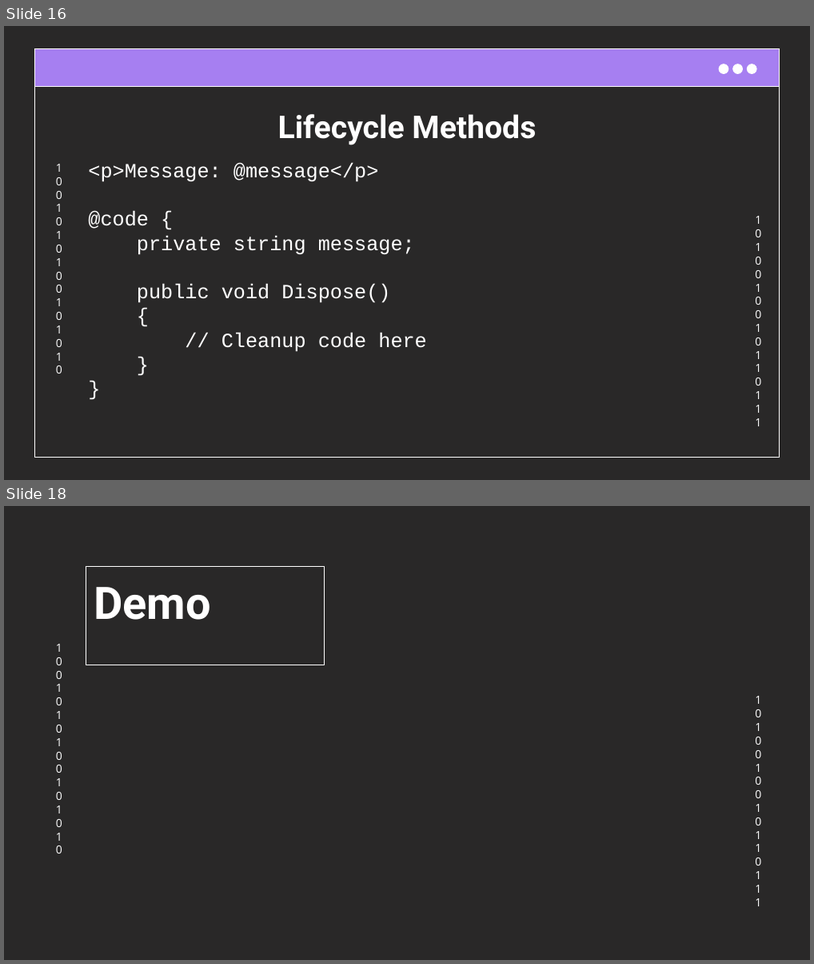
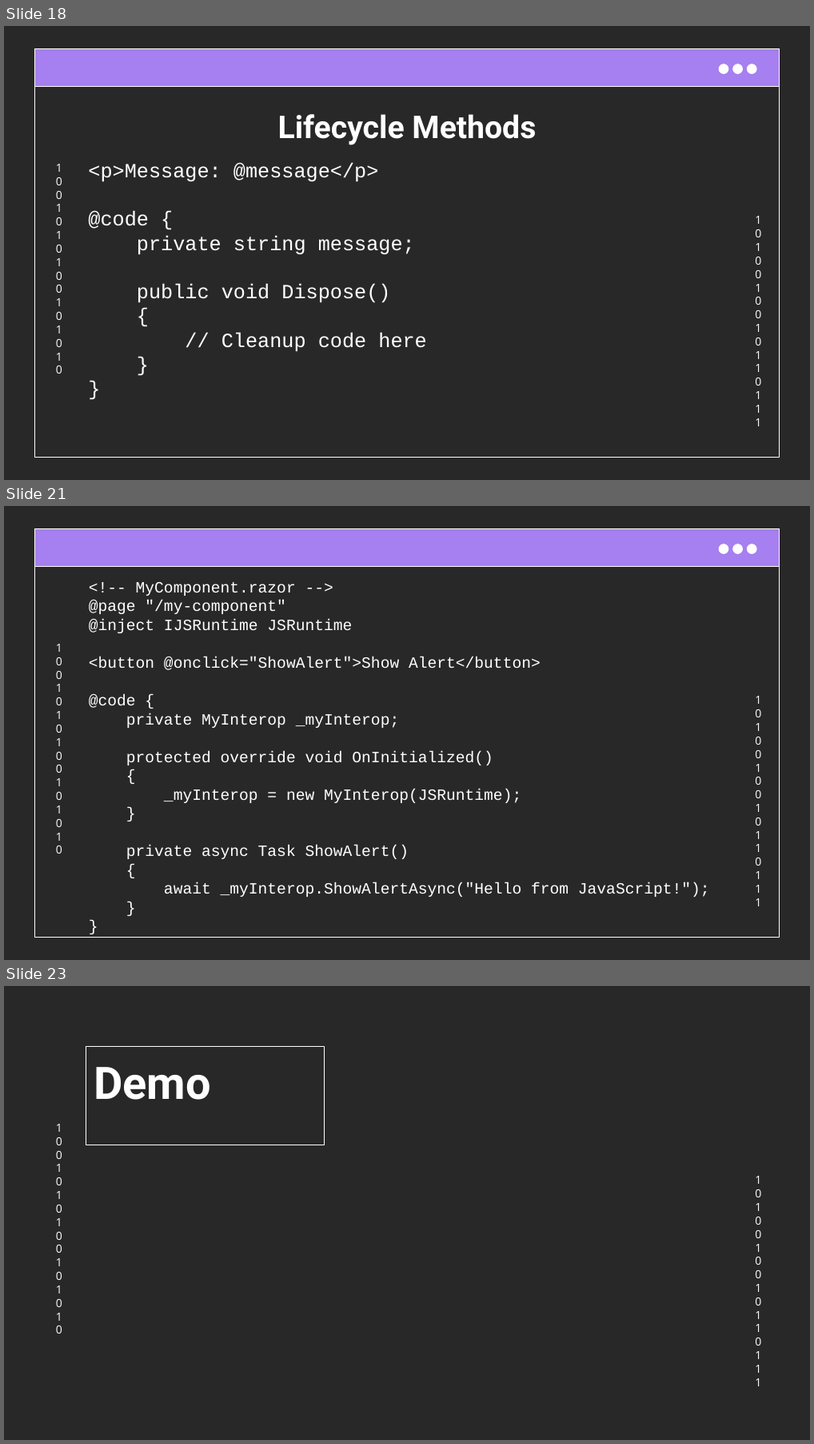
Before and after one commit to cwoodruff/blazor-introduction, a slide deck: Blazor Introduction.pptx. Shown one above the other, each under a label of ours: slides 16 and 18 before the commit, slides 18, 21 and 23 after it; the slides between them are not shown. The pictures are 814x964 and 814x1444 pixels, drawn with LibreOffice and Linux fonts; fonts in the diff are those of the drawing; background and template pictures are left out. Boxes give left, top, right and bottom in pixels: in the first picture for what was removed or moved away, otherwise in the second. Text is boxed around its words. In the diff, an @@ line names an element or a change of style, - is before the commit and + after.

```diff
--- a/Blazor Introduction.pptx
+++ b/Blazor Introduction.pptx
@@ slide 21 added at [4, 506, 810, 960], background #292828; not listed: 7 template elements that a slide beside it also shows @@
@@ text added at [89, 582, 710, 896], 14 pt, text #FFFFFF @@
+<!-- MyComponent.razor -->
+@page "/my-component"
+@inject IJSRuntime JSRuntime
+<button @onclick="ShowAlert">Show Alert</button>
+@code {
+private MyInterop _myInterop;
+protected override void OnInitialized()
+{
+_myInterop = new MyInterop(JSRuntime);
+}
+private async Task ShowAlert()
+{
+await _myInterop.ShowAlertAsync("Hello from JavaScript!");
+}
+}
@@ what was slide 16 is now slide 18 @@
@@ what was slide 18 is now slide 23 @@
```
Also in this commit, not shown: 4 slides changed, 6 other slides added, 1 slide removed.
